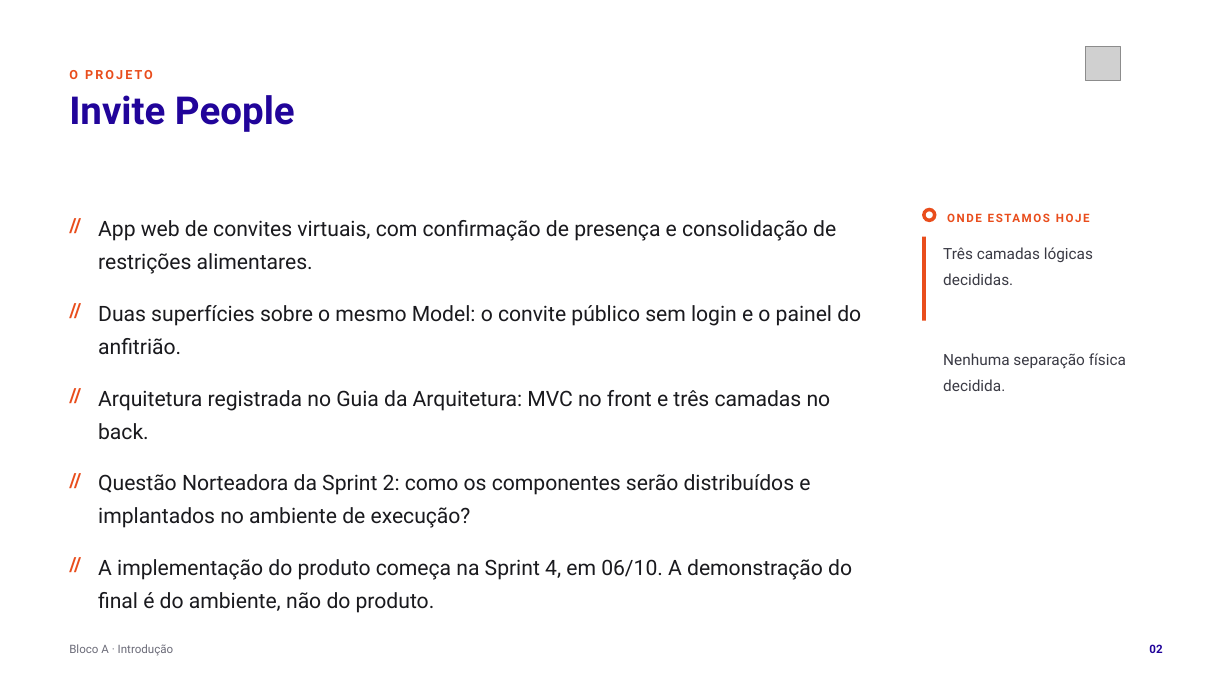
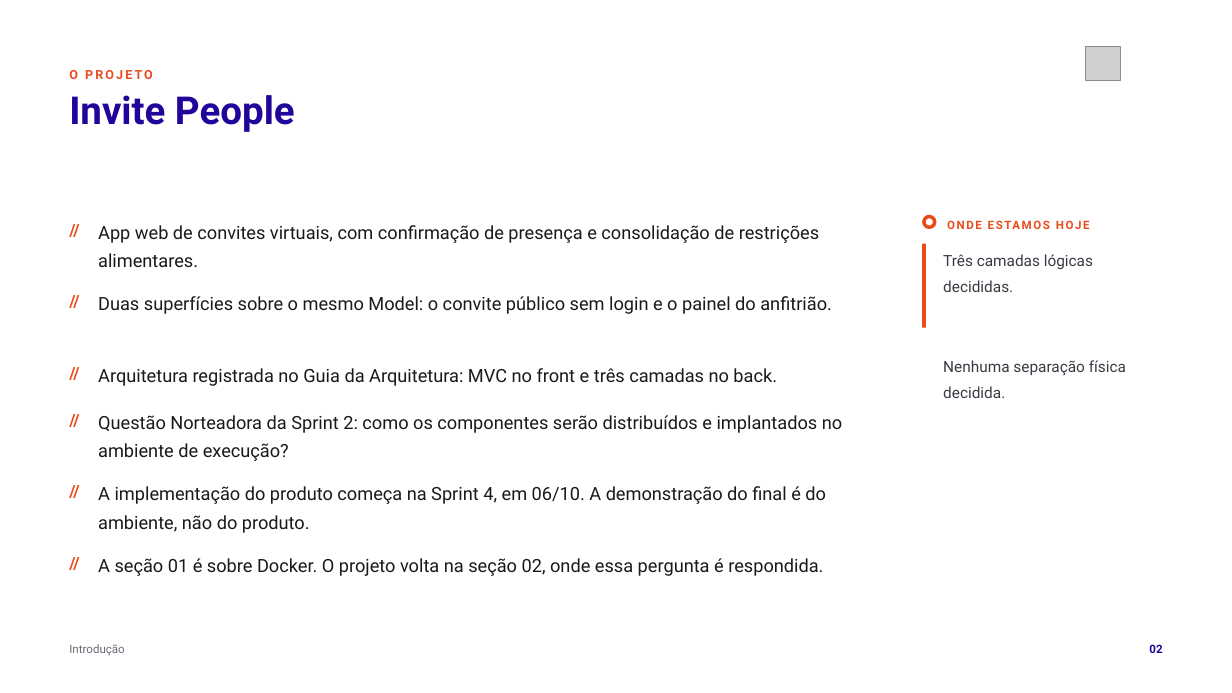
Before and after one commit to tcpassos/invite-app, a slide deck: slide 2 of trabalhos/T1-Docker-Invite-People.pptx. Drawn at 1232x693 pixels with LibreOffice and Linux fonts; fonts in the diff are those of the drawing; grey boxes stand for pictures. Boxes give left, top, right and bottom in pixels: in the first picture for what was removed or moved away, otherwise in the second. Text is boxed around its words. In the diff, an @@ line names an element or a change of style, - is before the commit and + after.

```diff
--- a/trabalhos/T1-Docker-Invite-People.pptx
+++ b/trabalhos/T1-Docker-Invite-People.pptx
@@ 2 texts, 1 donut, 1 rectangle: place and size @@
-2 texts, 1 donut, 1 rectangle at <box>922,208,1163,391</box>
+2 texts, 1 donut, 1 rectangle at <box>550,214,1126,572</box>
@@ text "//": place and size @@
-text "//" at <box>69,294,94,325</box>
+text "//" at <box>69,287,94,314</box>
@@ text "//": place and size @@
-text "//" at <box>69,378,94,409</box>
+text "//" at <box>69,359,94,385</box>
@@ text "Arquitetura registrada no Guia da ...": place and size @@
-text "Arquitetura registrada no Guia da ..." at <box>98,390,831,440</box>
+text "Arquitetura registrada no Guia da ..." at <box>98,368,777,386</box>
@@ text "//": place and size @@
-text "//" at <box>69,463,94,494</box>
+text "//" at <box>69,406,94,433</box>
@@ text "Questão Norteadora da Sprint 2: ...": place and size @@
-text "Questão Norteadora da Sprint 2: ..." at <box>98,474,810,528</box>
+text "Questão Norteadora da Sprint 2: ..." at <box>98,415,842,461</box>
@@ size 15.2 to 13.1 pt in 5 elements at <box>69,215,94,242</box>, <box>69,287,94,314</box>, <box>69,359,94,385</box>, <box>69,406,94,433</box>, <box>69,477,94,504</box> @@
@@ text "//": place and size @@
-text "//" at <box>69,548,94,579</box>
+text "//" at <box>69,477,94,504</box>
@@ size 16.5 to 14.2 pt in 5 elements at <box>98,225,819,267</box>, <box>98,296,832,314</box>, <box>98,368,777,386</box>, <box>98,415,842,461</box>, <box>98,486,826,533</box> @@
@@ text "A implementação do produto começa ...": place and size @@
-text "A implementação do produto começa ..." at <box>98,559,852,613</box>
+text "A implementação do produto começa ..." at <box>98,486,826,533</box>
@@ text added at <box>69,549,94,576</box>, 13.1 pt, text #E94D1C, bold @@
+//
@@ text added at <box>98,558,823,576</box>, 14.2 pt, text #1A1A1E @@
+A seção 01 é sobre Docker. O projeto volta na seção 02, onde essa pergunta é respondida.
@@ text at <box>69,644,125,656</box>: text changed @@
-Bloco A · Introdução
+Introdução
```
Also in this commit, not shown: 29 other slides changed, 33 other files.
